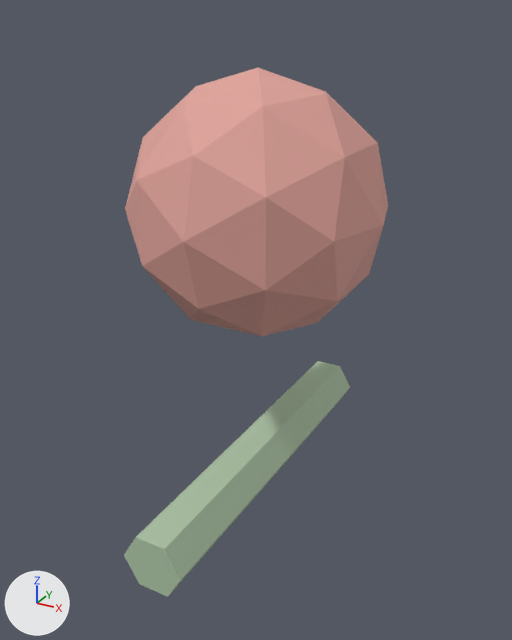
Two versions of the glTF model public/builder-assets/openlife/flower_bed.glb, one commit apart.
The view is the same before and after, from a 50 mm lens placed at (0.203, -0.371, 0.41), pointed at (-0.006, 0.008, 0.221). Arrows for +X, +Y and +Z are at lower left; the lights stay in place. The older version comes first.

The first picture shows 'p000', 'p001'.
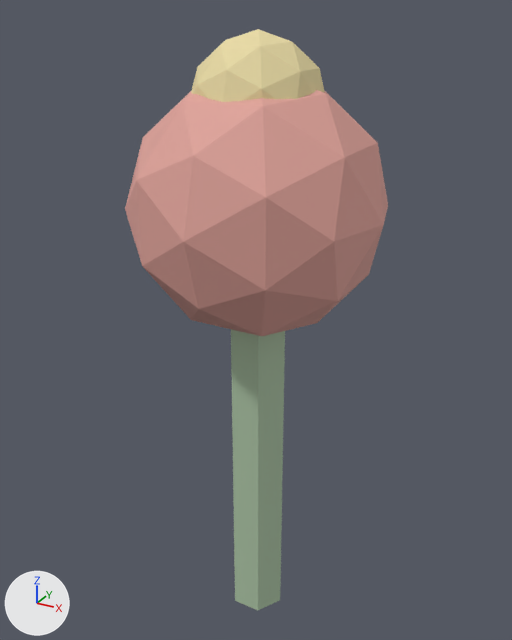
What changed in the scene script:
```text
Change ob_p000:
    ob_p000.location: (0.0, 0.0, 0.0) -> (0.0, 0.12, 0.12)
    ob_p000.rotation_euler: (0.0, 0.0, 0.0) -> (1.571, 0.0, 0.0)  # degrees (0, 0, 0) -> degrees (90, 0, 0)
Change ob_p002:
    ob_p002.location: (0.0, 0.0, 0.0) -> (0.0, 0.0, 0.06)
```

Location of each change, [x1, y1, x2, y2] in pixels of the pictures (512 x 640 px):
'p000', moved, turned
    before: [124, 361, 350, 597]
    after: [231, 329, 285, 610]
'p002', moved (not visible before)
    after: [191, 29, 325, 102]
